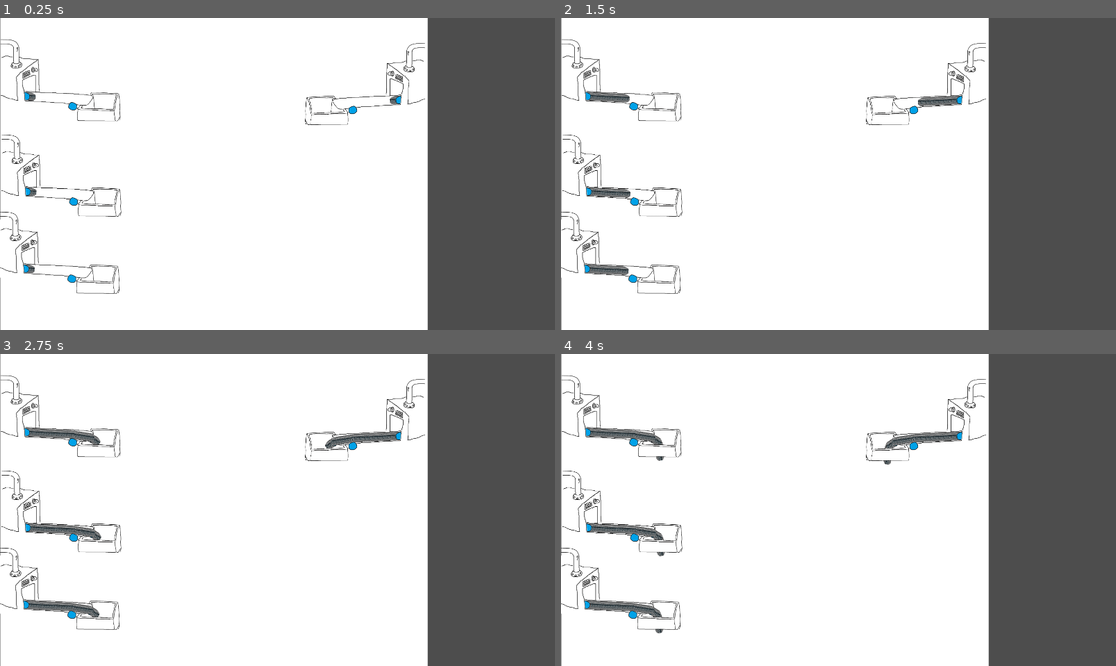
Above: before the commit, frames 1-4 (two rows, left to right).
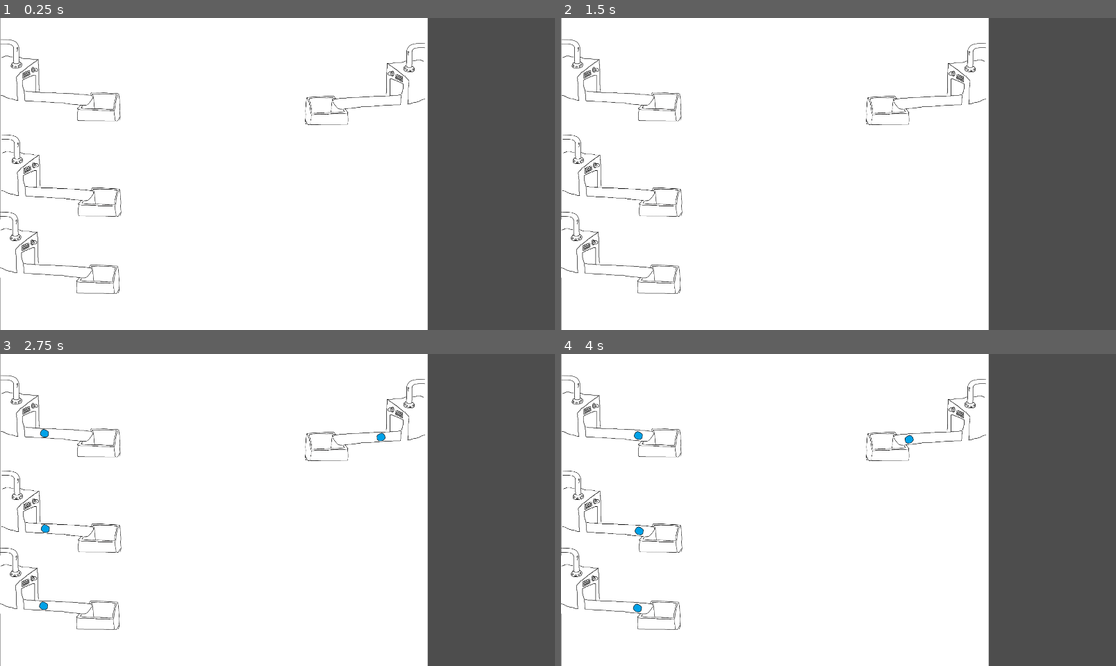
Above: after the commit, the same moments.

Repository: Codi-Cuinat/triangle-factory-game
Game: Godot game, scene res://Main.tscn
The game is run twice, just before and just after one commit, with the same random seed, the same clock (stepped at 60 frames per second) and the same inputs.
Inputs:
- Up to frame 1 (0.25 s): no input
- Up to frame 2 (1.5 s): no input
- Up to frame 3 (2.75 s): no input
- Up to frame 4 (4 s): no input

The runs differ from the first frame. In frame 1, 0.3% of the frame differs, in the area x 4-73%, y 23-85%; in frame 2, 1.0%; in frame 3, 1.6%; in frame 4, 1.7%, in the area x 4-73%, y 23-90%.

Commit message:
fix: piece glitch

Diff:
--- a/generador.gd
+++ b/generador.gd
@@ -19,9 +19,9 @@
 
 # Called every frame. 'delta' is the elapsed time since the previous frame.
 func _process(_delta: float) -> void:
-	spawn_piece()
+	#spawn_piece()
 	pass
 
 func _on_timer_timeout() -> void:
-	#spawn_piece()
+	spawn_piece()
 	pass
--- a/path_follow_2d.gd
+++ b/path_follow_2d.gd
@@ -2,9 +2,14 @@
 
 var speed = 0.3
 
+func _ready() -> void:
+	progress_ratio = 0;
+	pass
+
 # Called every frame. 'delta' is the elapsed time since the previous frame.
 func _process(delta: float) -> void:
 	progress_ratio += delta * speed
+	pass
 
 # This method will be called to destroy the piece
 func _on_timeout():
--- a/piece.gd
+++ b/piece.gd
@@ -16,3 +16,4 @@
 func _copy_path_points(source_path: Path2D):
 	var curve = source_path.curve
 	$Path2D.curve = curve.duplicate()  # Copia la curva completa al Path2D de Piece
+	$Path2D.get_children()[0].progress_ratio = 0
--- a/piece.tscn
+++ b/piece.tscn
@@ -4,15 +4,16 @@
 [ext_resource type="Script" path="res://path_follow_2d.gd" id="2_ph8mh"]
 [ext_resource type="Texture2D" uid="uid://ctymsnc2au20m" path="res://Assets/Circle.png" id="3_pbsx1"]
 
-[sub_resource type="Curve2D" id="Curve2D_o112y"]
+[sub_resource type="Curve2D" id="Curve2D_cykkh"]
 
 [node name="Piece" type="Node2D"]
 script = ExtResource("1_wh8dl")
 
 [node name="Path2D" type="Path2D" parent="."]
-curve = SubResource("Curve2D_o112y")
+curve = SubResource("Curve2D_cykkh")
 
 [node name="PathFollow2D" type="PathFollow2D" parent="Path2D"]
+loop = false
 script = ExtResource("2_ph8mh")
 
 [node name="Sprite2D" type="Sprite2D" parent="Path2D/PathFollow2D"]
Not shown: 2 places in cinta.tscn that only renumber resources
